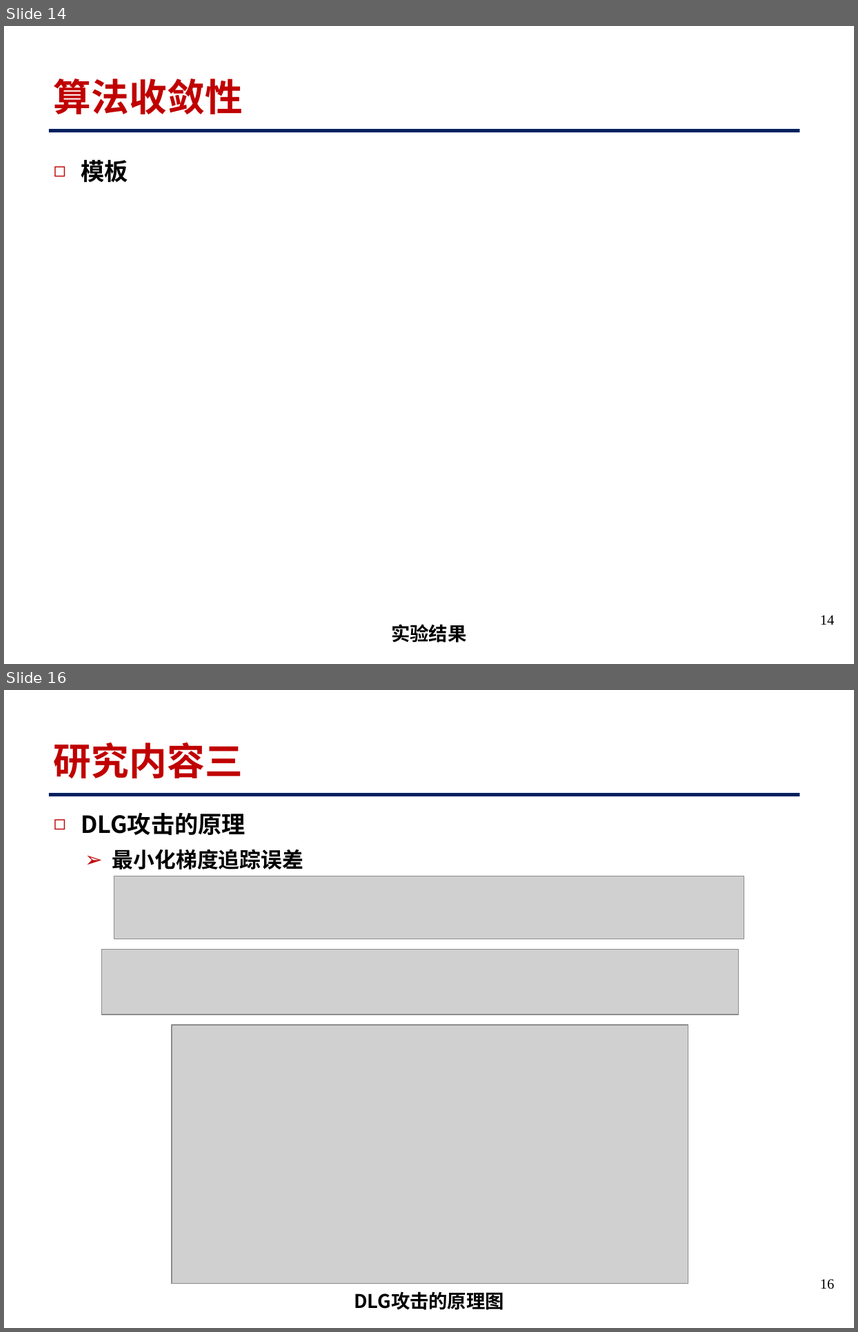
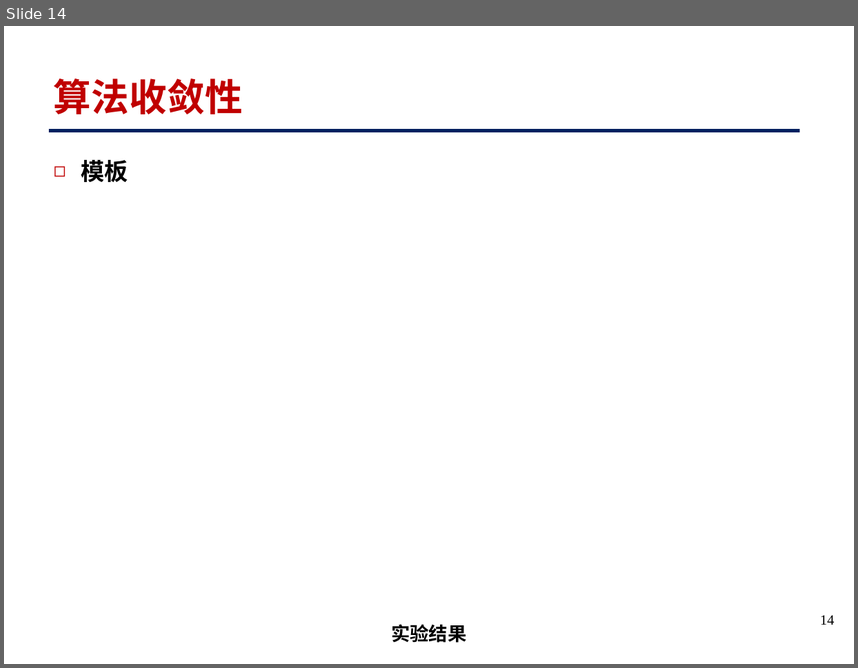
Before and after one commit to lxz36/GitProjectFor-FL-Series-BasedOnHotspotDetection, a slide deck: 联邦蒸馏学习小文章项目-相关ppt+文章+论文源代码/参考文献+联邦+蒸馏学习+icassp+光刻热点参考文献+相关资料ppt/2024-07-31 联邦蒸馏学习-基于卷积.pptx. Shown one above the other, each under a label of ours: slides 14 and 16 before the commit, slide 14 after it; the slides between them are not shown. The pictures are 858x1332 and 858x668 pixels, drawn with LibreOffice and Linux fonts; fonts in the diff are those of the drawing; grey boxes stand for pictures. Boxes give left, top, right and bottom in pixels: in the first picture for what was removed or moved away, otherwise in the second. Text is boxed around its words. In the diff, an @@ line names an element or a change of style, - is before the commit and + after.

```diff
--- a/联邦蒸馏学习小文章项目-相关ppt+文章+论文源代码/参考文献+联邦+蒸馏学习+icassp+光刻热点参考文献+相关资料ppt/2024-07-31 联邦蒸馏学习-基于卷积.pptx
+++ b/联邦蒸馏学习小文章项目-相关ppt+文章+论文源代码/参考文献+联邦+蒸馏学习+icassp+光刻热点参考文献+相关资料ppt/2024-07-31 联邦蒸馏学习-基于卷积.pptx
@@ slide 16 removed at <box>4,690,854,1328</box>, background #FFFFFF; not listed: 1 template element that a slide beside it also shows @@
@@ title removed at <box>54,742,243,778</box> @@
-研究内容三
@@ text removed at <box>81,813,303,869</box> @@
-◻ DLG攻击的原理
-  ➢ 最小化梯度追踪误差
@@ picture removed at <box>114,876,744,939</box> @@
@@ picture removed at <box>102,949,738,1015</box> @@
@@ picture removed at <box>172,1025,688,1283</box> @@
@@ page number removed at <box>820,1279,834,1289</box> @@
-16
@@ text removed at <box>354,1291,504,1310</box> @@
-DLG攻击的原理图
```
Also in this commit, not shown: 1 slide changed, 2 other slides removed.
